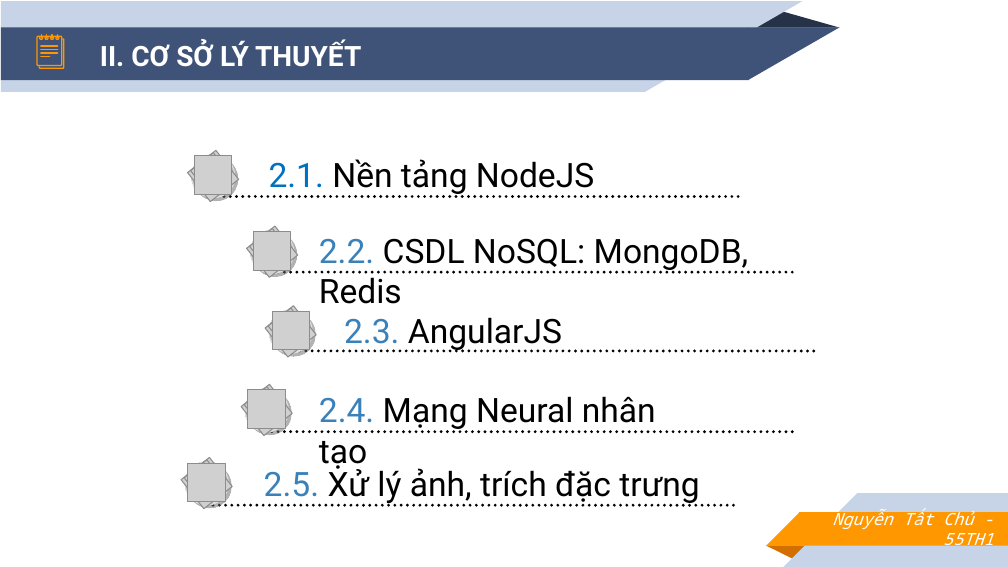
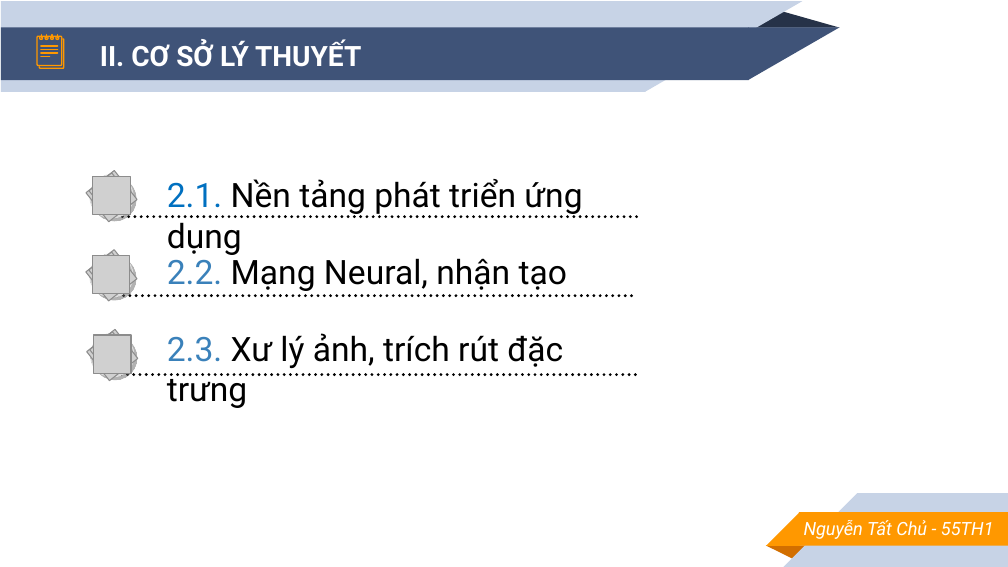
Before and after one commit to TatChu/handwriting-detect-for-learning-english, a slide deck: slide 4 of report/slide.pptx. Drawn at 1008x567 pixels with LibreOffice and Linux fonts; fonts in the diff are those of the drawing; grey boxes stand for pictures. Boxes give left, top, right and bottom in pixels: in the first picture for what was removed or moved away, otherwise in the second. Text is boxed around its words. In the diff, an @@ line names an element or a change of style, - is before the commit and + after.

```diff
--- a/report/slide.pptx
+++ b/report/slide.pptx
@@ 3 pictures, 2 ellipses, 1 line moved together from (x1=188, y1=150, x2=741, y2=202) to (x1=86, y1=170, x2=639, y2=222) @@
@@ text at (x1=167, y1=179, x2=582, y2=255): text changed @@
-2.1. Nền tảng NodeJS
+2.1. Nền tảng phát triển ứng dụng
@@ 3 pictures, 2 ellipses, 1 line moved together from (x1=246, y1=226, x2=794, y2=277) to (x1=86, y1=250, x2=634, y2=302) @@
@@ text at (x1=167, y1=253, x2=567, y2=291): text changed @@
-2.2. CSDL NoSQL: MongoDB, Redis
+2.2. Mạng Neural, nhận tạo
@@ text at (x1=167, y1=333, x2=563, y2=408): text changed @@
-2.3. AngularJS
+2.3. Xư lý ảnh, trích rút đặc trưng
@@ 3 pictures, 2 ellipses, 1 line moved together from (x1=265, y1=305, x2=816, y2=357) to (x1=86, y1=329, x2=638, y2=381) @@
@@ group removed at (x1=241, y1=384, x2=293, y2=436): 3 pictures, 2 ellipses @@
@@ text removed at (x1=319, y1=396, x2=656, y2=471) @@
-2.4. Mạng Neural nhân tạo
@@ line removed from (265, 431) to (794, 431) @@
@@ group removed at (x1=181, y1=457, x2=232, y2=509): 3 pictures, 2 ellipses @@
@@ text removed at (x1=264, y1=465, x2=700, y2=504) @@
-2.5. Xử lý ảnh, trích đặc trưng
@@ line removed from (207, 505) to (736, 505) @@
@@ text "Nguyễn Tất Chủ - 55TH1" at (x1=804, y1=520, x2=994, y2=539): size 12 to 13 pt, font Noto Sans Mono to Roboto @@
```
Also in this commit, not shown: 20 other slides changed, 3 slides added, 3 slides removed, 3 other files.
